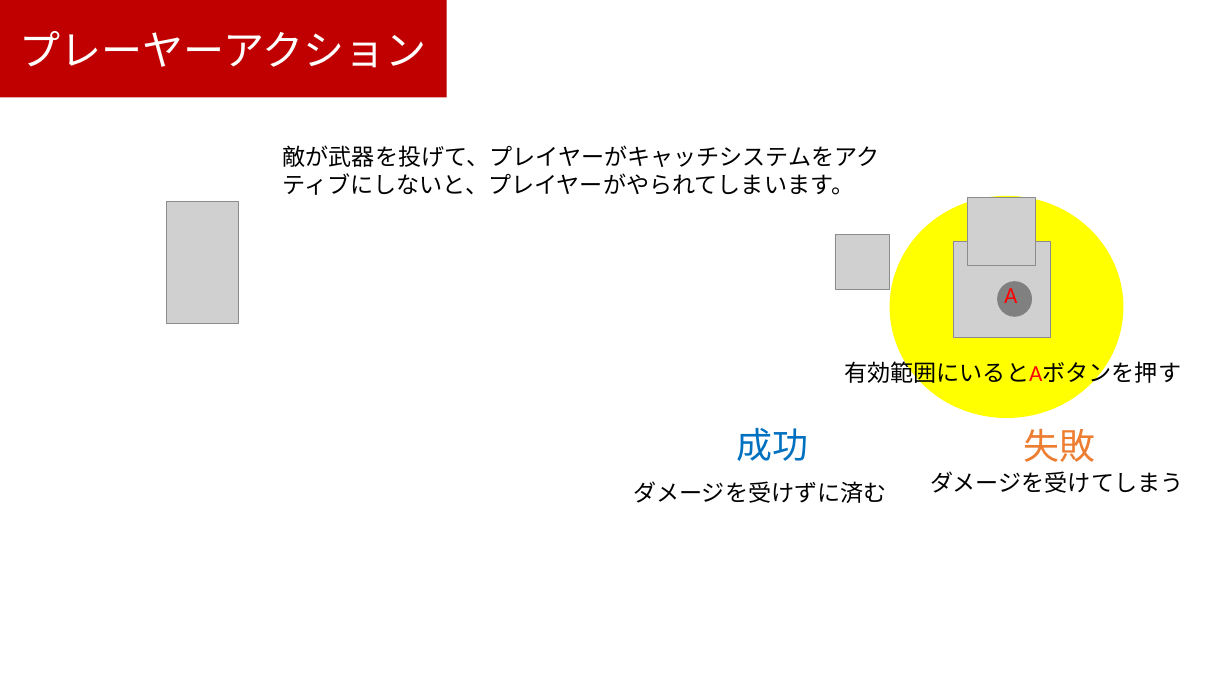
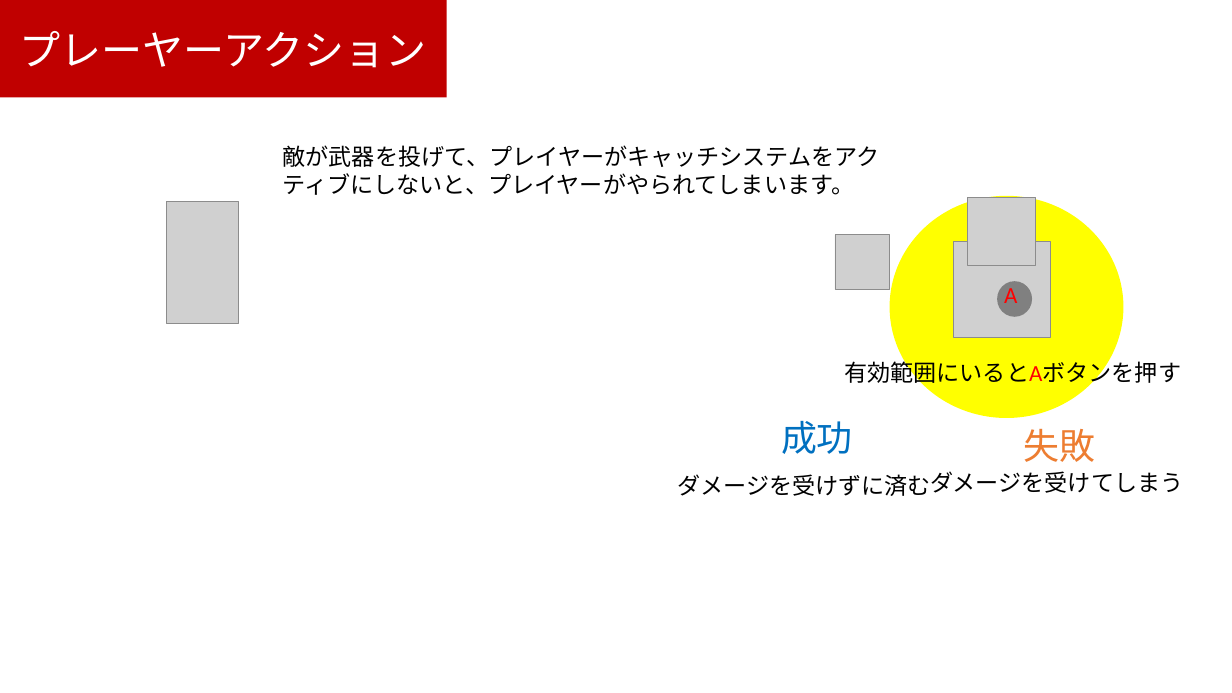
Before and after one commit to kawanami1022/2.5DActionGameProject, a slide deck: slide 24 of すみませんASOゲームショウまでに間に合いませんでした.pptx. Drawn at 1232x693 pixels with LibreOffice and Linux fonts; fonts in the diff are those of the drawing; grey boxes stand for pictures. Boxes give left, top, right and bottom in pixels: in the first picture for what was removed or moved away, otherwise in the second. Text is boxed around its words. In the diff, an @@ line names an element or a change of style, - is before the commit and + after.

Commit message:
abc

```diff
--- a/すみませんASOゲームショウまでに間に合いませんでした.pptx
+++ b/すみませんASOゲームショウまでに間に合いませんでした.pptx
@@ text "成功": place and size @@
-text "成功" at [737, 428, 809, 461]
+text "成功" at [781, 421, 853, 454]
@@ text "ダメージを受けずに済む": place and size @@
-text "ダメージを受けずに済む" at [634, 481, 887, 503]
+text "ダメージを受けずに済む" at [678, 474, 931, 496]
```
